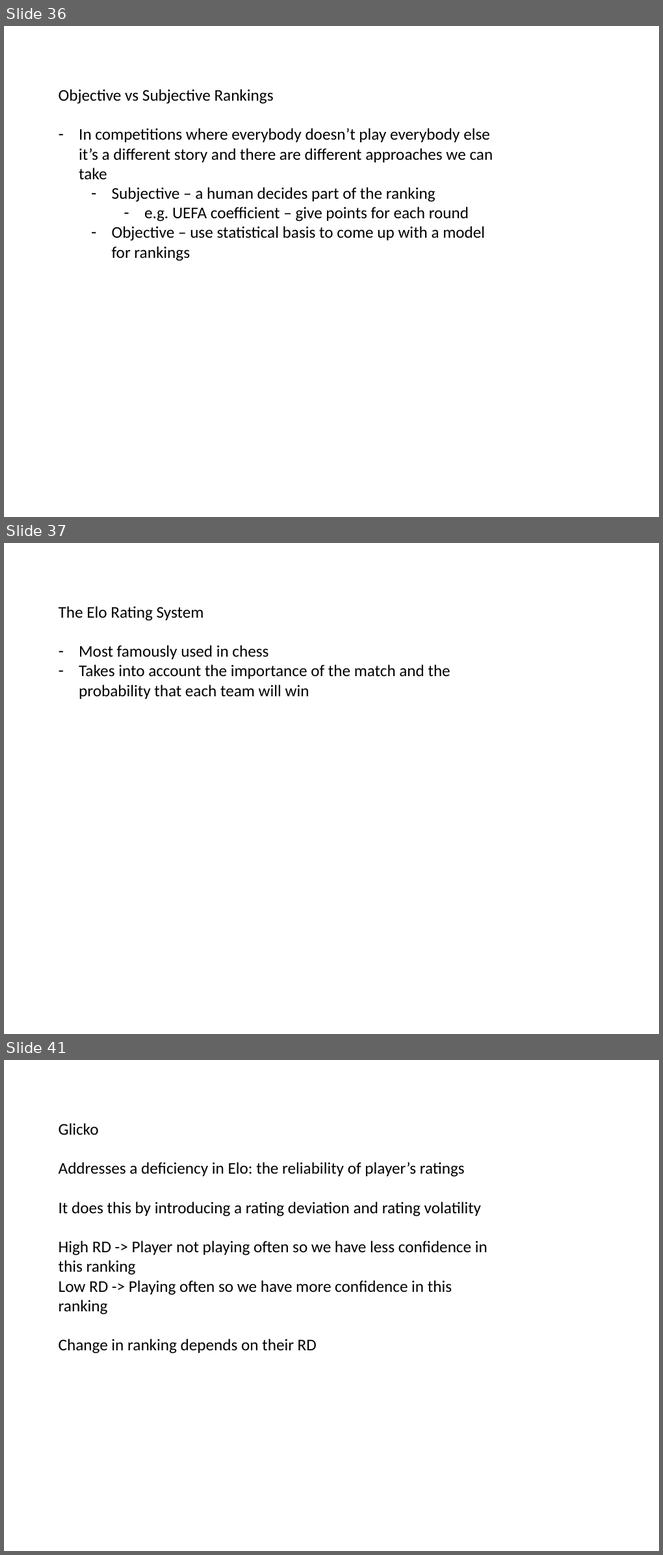
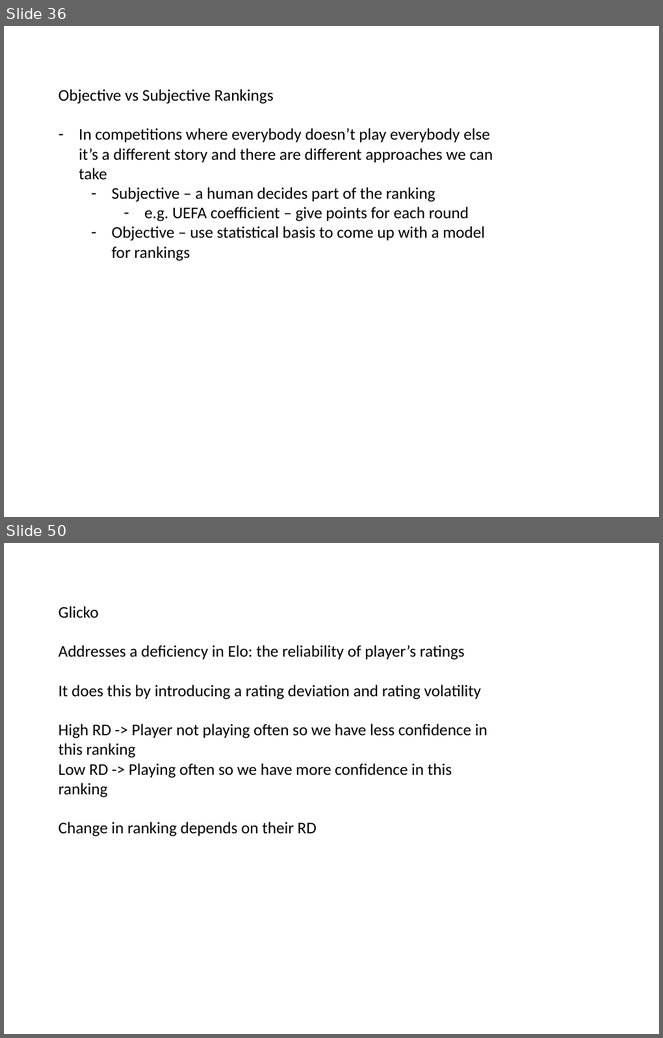
Before and after one commit to mneedham/ranking-algorithms, a slide deck: data-science-london.pptx. Shown one above the other, each under a label of ours: slides 36, 37 and 41 before the commit, slides 36 and 50 after it; the slides between them are not shown. The pictures are 663x1555 and 663x1038 pixels, drawn with LibreOffice and Linux fonts; fonts in the diff are those of the drawing. Boxes give left, top, right and bottom in pixels: in the first picture for what was removed or moved away, otherwise in the second. Text is boxed around its words. In the diff, an @@ line names an element or a change of style, - is before the commit and + after.

```diff
--- a/data-science-london.pptx
+++ b/data-science-london.pptx
@@ slide 37 removed at box(4, 543, 659, 1034), background #FFFFFF @@
@@ text removed at box(59, 606, 451, 699) @@
-The Elo Rating System
-– Most famously used in chess
-– Takes into account the importance of the match and the probability that each team will win
@@ what was slide 41 is now slide 50 @@
```
Also in this commit, not shown: 2 slides changed, 13 slides added, 2 other slides removed, 4 other files.
